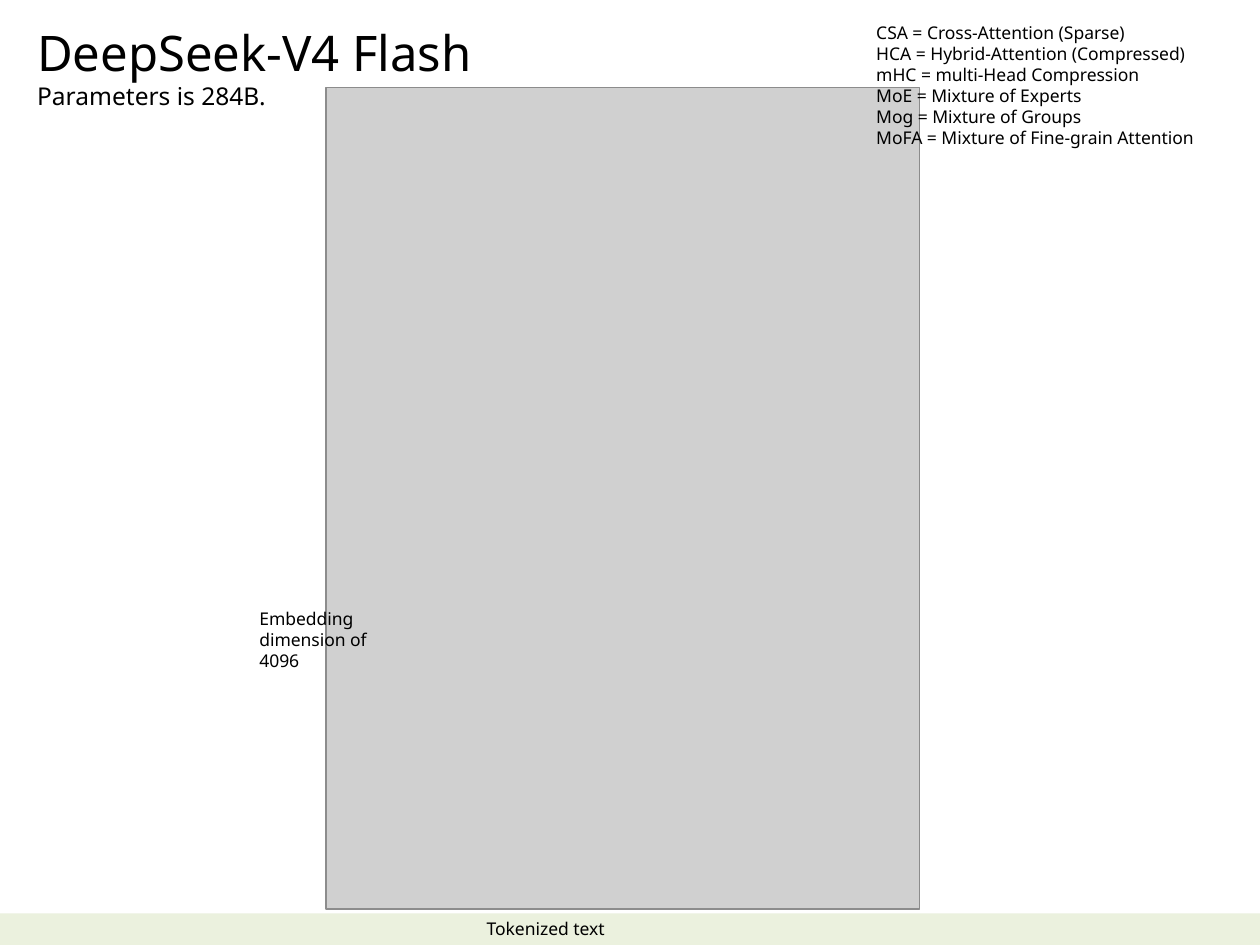
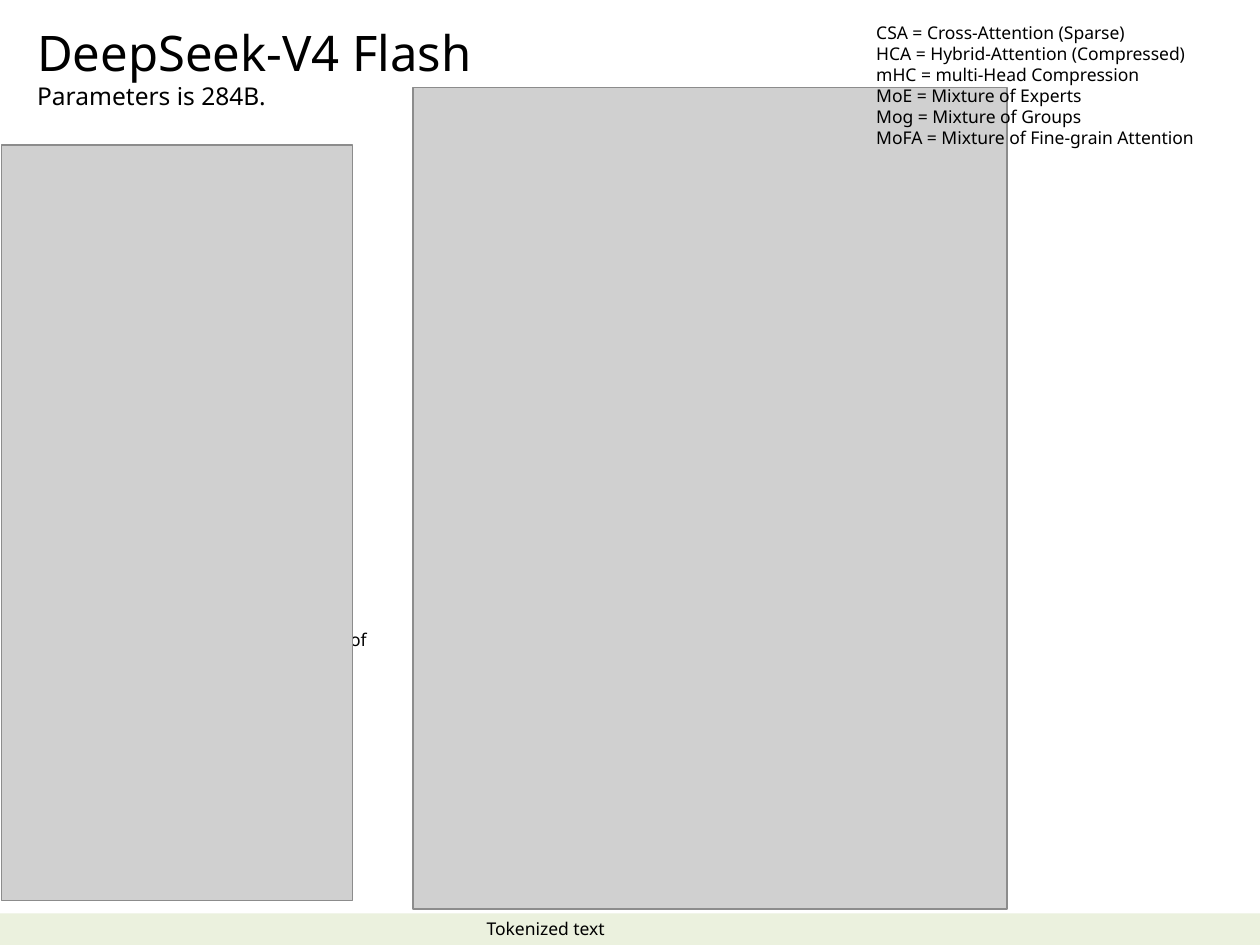
Before and after one commit to navibator/crazy-ai, a slide deck: slide 41 of ai.pptx. Drawn at 1260x945 pixels with LibreOffice and Linux fonts; fonts in the diff are those of the drawing; grey boxes stand for pictures. Boxes give left, top, right and bottom in pixels: in the first picture for what was removed or moved away, otherwise in the second. Text is boxed around its words. In the diff, an @@ line names an element or a change of style, - is before the commit and + after.

```diff
--- a/ai.pptx
+++ b/ai.pptx
@@ picture: place and size @@
-picture at box(326, 87, 920, 908)
+picture at box(413, 87, 1007, 908)
@@ picture added at box(1, 145, 352, 901) @@
```
Also in this commit, not shown: 2 other slides changed.
